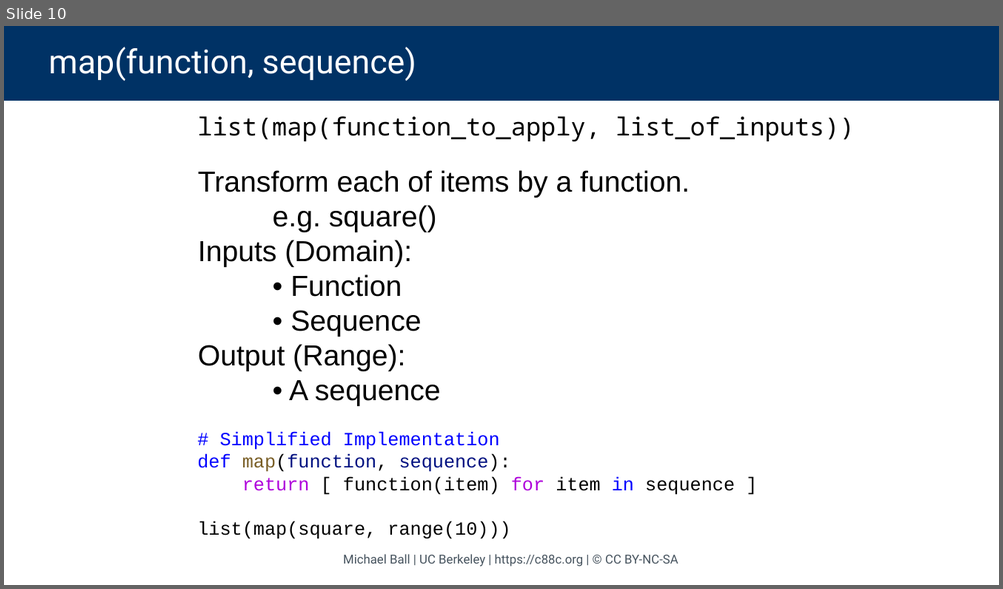
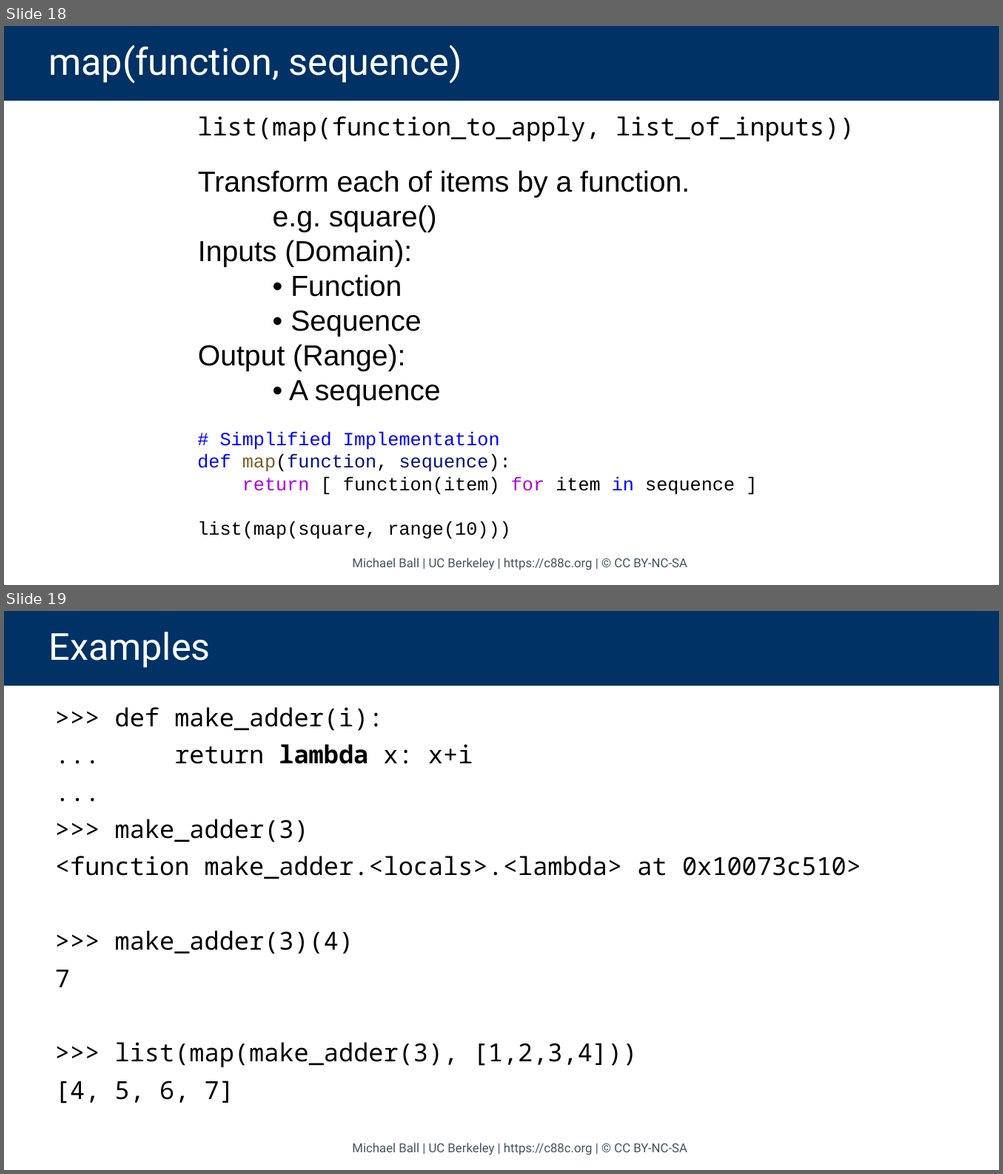
Before and after one commit to cs88-website/sp24, a slide deck: assets/slides/sp24/06-Lists_HOFs.pptx. Shown one above the other, each under a label of ours: slide 10 before the commit, slides 18 and 19 after it. The pictures are 1003x589 and 1003x1174 pixels, drawn with LibreOffice and Linux fonts; fonts in the diff are those of the drawing. Boxes give left, top, right and bottom in pixels: in the first picture for what was removed or moved away, otherwise in the second. Text is boxed around its words. In the diff, an @@ line names an element or a change of style, - is before the commit and + after.

```diff
--- a/assets/slides/sp24/06-Lists_HOFs.pptx
+++ b/assets/slides/sp24/06-Lists_HOFs.pptx
@@ slide 19 added at (4, 611, 999, 1170), background #FFFFFF @@
@@ title added at (4, 611, 999, 686), fill #003265, 36 pt, text #FFFFFF @@
+Examples
@@ text added at (55, 707, 861, 1104), 24 pt, text #000000 @@
+>>> def make_adder(i):
+... return lambda x: x+i
+...
+>>> make_adder(3)
+<function make_adder.<locals>.<lambda> at 0x10073c510>
+>>> make_adder(3)(4)
+7
+>>> list(map(make_adder(3), [1,2,3,4]))
+[4, 5, 6, 7]
@@ text added at (352, 1143, 687, 1156), 12 pt, text #46535E @@
+Michael Ball | UC Berkeley | https://c88c.org | © CC BY-NC-SA
@@ what was slide 10 is now slide 18 @@
@@ slide 18 changed as well @@
@@ title "map(function, sequence)" at (4, 26, 999, 101): size 32 to 36 pt @@
@@ text "Michael Ball | UC Berkeley ...": place and size @@
-text "Michael Ball | UC Berkeley ..." at (343, 554, 678, 567)
+text "Michael Ball | UC Berkeley ..." at (352, 558, 687, 571)
```
Also in this commit, not shown: 32 other slides changed, 11 other slides added, 1 slide removed, 5 other files.
